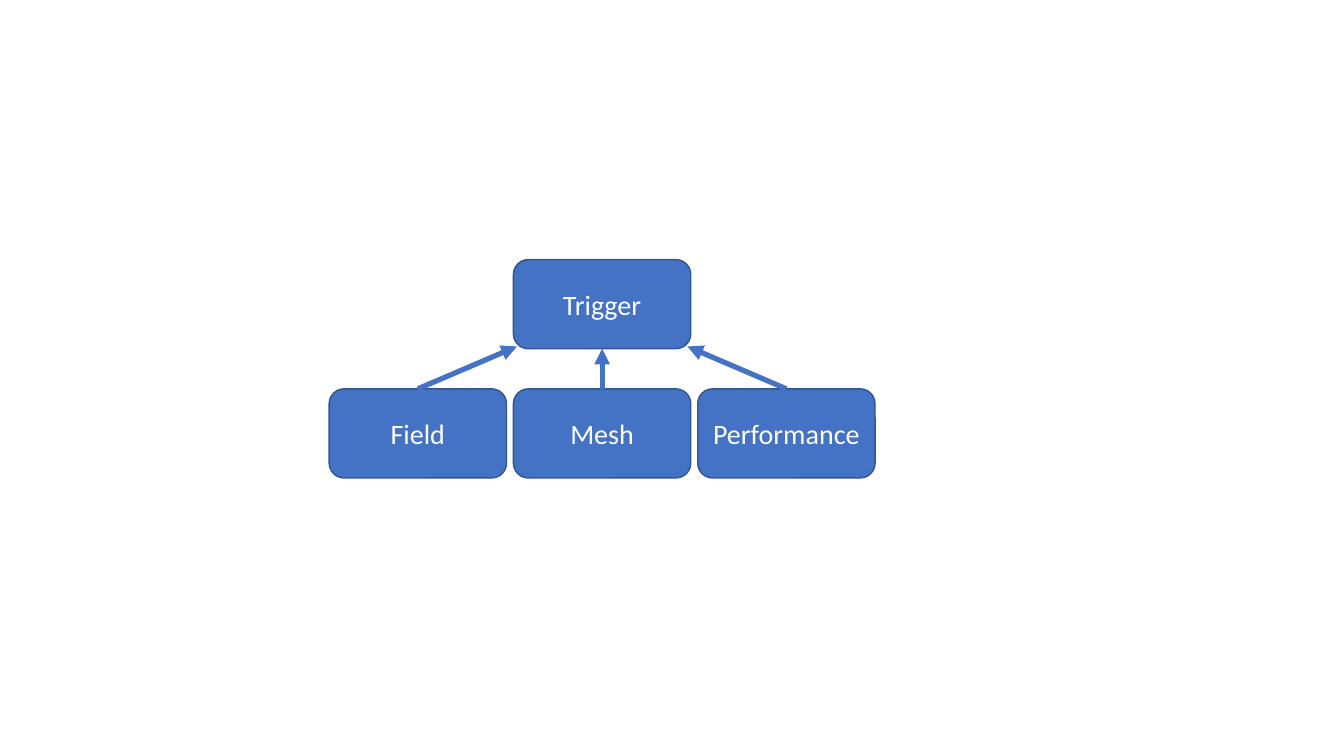
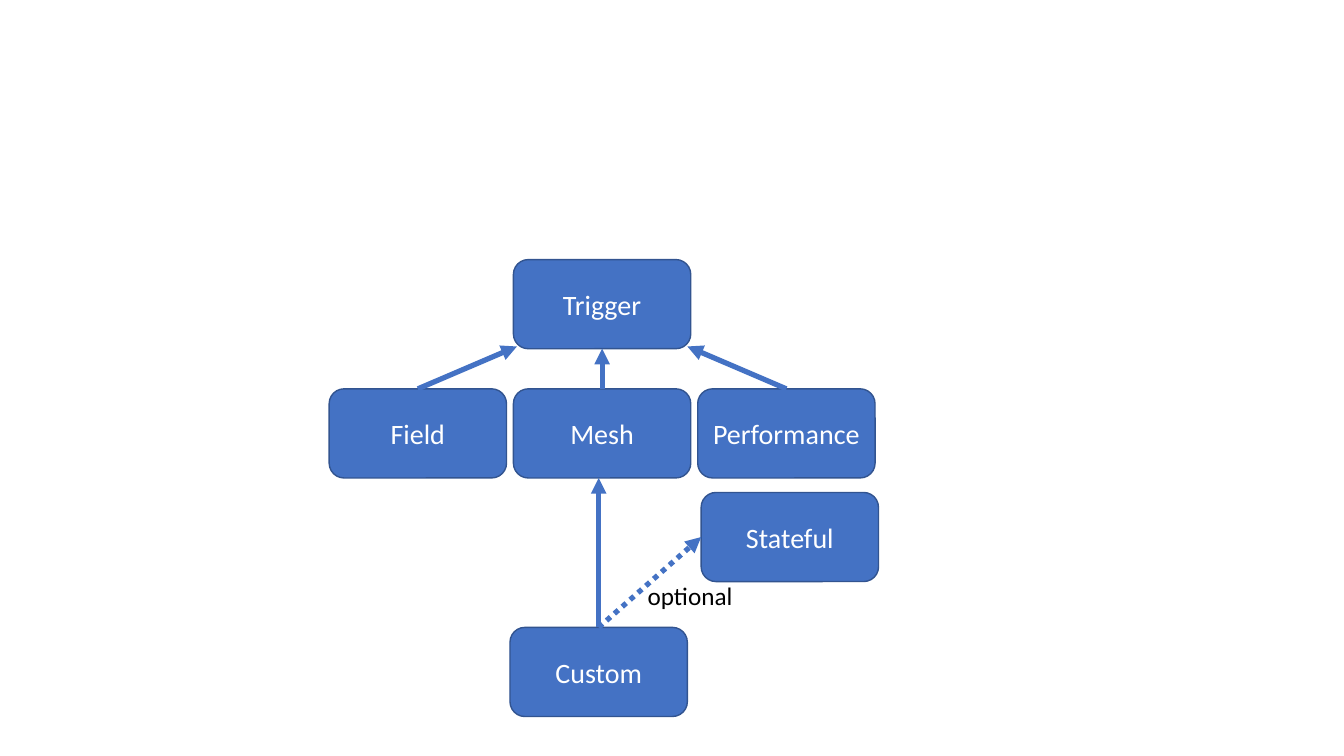
Before and after one commit to Alpine-DAV/isav_2018, a slide deck: slide 1 of diagrams.pptx. Drawn at 1344x756 pixels with LibreOffice and Linux fonts; fonts in the diff are those of the drawing. Boxes give left, top, right and bottom in pixels: in the first picture for what was removed or moved away, otherwise in the second. Text is boxed around its words. In the diff, an @@ line names an element or a change of style, - is before the commit and + after.

```diff
--- a/diagrams.pptx
+++ b/diagrams.pptx
@@ group added at <box>510,478,879,716</box>: 2 rounded rectangles, 2 arrows, 1 text @@
+Custom
+Stateful
+optional
```
Also in this commit, not shown: 8 other files.
